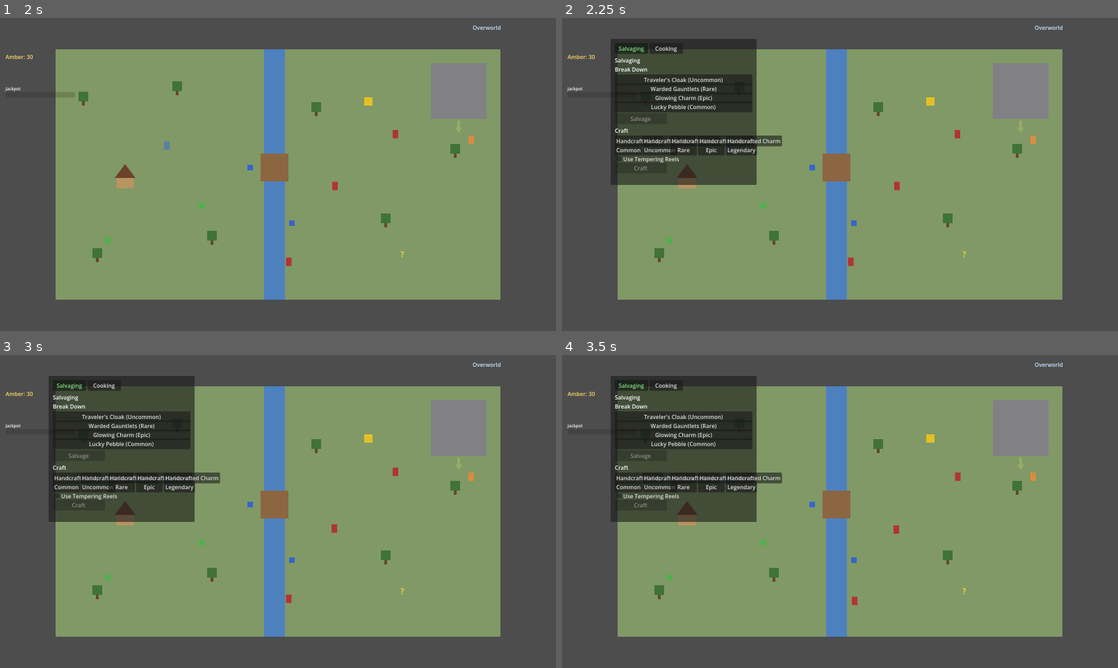
Above: before the commit, frames 1-4 (two rows, left to right).
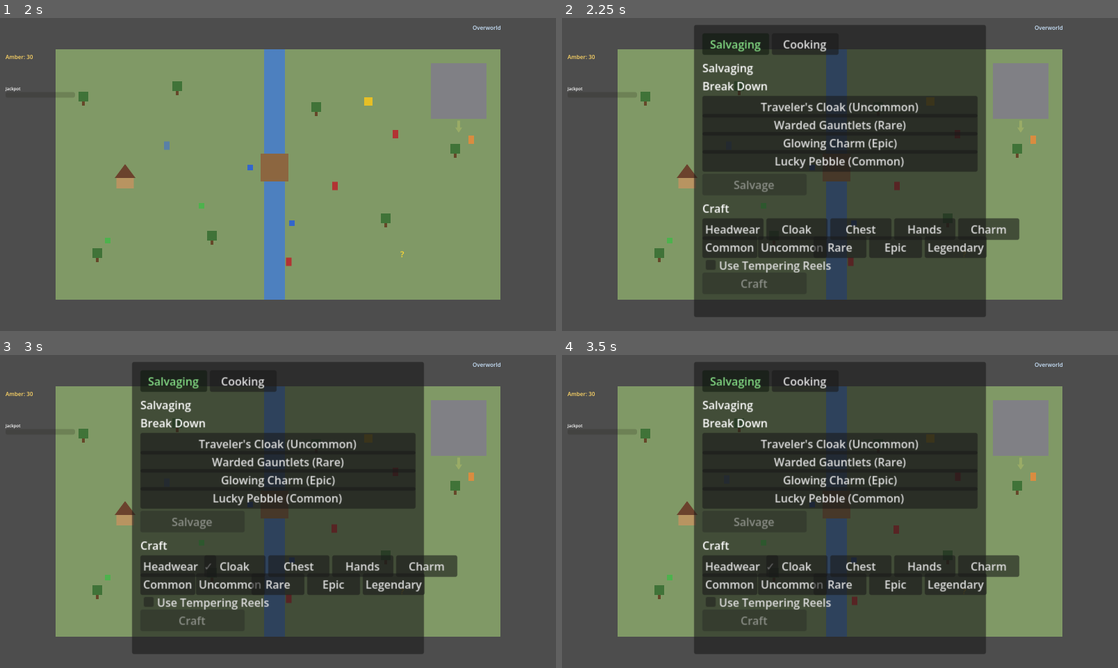
Above: after the commit, the same moments.

Repository: djkipyaboy/bunnies
Game: Godot game, scene res://world/dungeon_demo.tscn
Same seed, same stepped clock (60 frames per second), same inputs: the game is played once before the commit and once after it. This scene is started directly instead of the project's main scene.
Inputs (mouse positions are in pixels of both pictures, inside the frame that each line leads up to):
- Up to frame 1 (2 s): move the mouse to (400, 158) at 0.52 s; hold D (move_right) 0.53-1.25 s; hold E (interact) 0.53-1.25 s; click (400, 158) at 0.67 s; drag from (166, 190) to (455, 124) at 1.27 s
- Up to frame 2 (2.25 s): tap Enter at 2 s; move the mouse to (895, 105) at 2.02 s; hold D (move_right) from 2.03 s (still down); hold P (toggle_professions) from 2.03 s (still down)
- Up to frame 3 (3 s): release D (move_right) at 2.75 s; release P (toggle_professions) at 2.75 s; click (172, 564) at 2.75 s, where only the run after the commit has a clickable "Headwear"
- Up to frame 4 (3.5 s): no input

Frame 1 is identical in both runs. In frame 2, 54% of the frame differs, in the area x 8-83%, y 2-96%; in frame 3, 54%; in frame 4, 54%.

Commit message:
fix(combat): fix Professions Craft-button overlap, scale panel 2x and center it

Diff:
--- a/combat/ui/professions_menu_panel.gd
+++ b/combat/ui/professions_menu_panel.gd
@@ -63,6 +63,24 @@
 const ARMOR_SLOTS: Array[int] = [Gear.Slot.HEADWEAR, Gear.Slot.CLOAK, Gear.Slot.CHEST, Gear.Slot.HANDS, Gear.Slot.CHARM]
 const RARITIES: Array[int] = [RarityVisuals.Rarity.COMMON, RarityVisuals.Rarity.UNCOMMON, RarityVisuals.Rarity.RARE, RarityVisuals.Rarity.EPIC, RarityVisuals.Rarity.LEGENDARY]
 
+## Bare slot display names for the Craft slot-selection buttons and their tooltips (Task 1,
+## 2026-08-07 professions-playtest-fixes). Deliberately NOT the crafted item's own display_name
+## ("Handcrafted Headwear") -- that string is too long for a compact button and reads like an
+## already-crafted item rather than a slot to pick. No shared Gear.Slot -> String helper exists
+## elsewhere (InventoryMenuPanel.SLOT_NAMES is indexed by paperdoll position, not Gear.Slot value,
+## and has a duplicate "Charm" entry for the two Charm boxes -- not a fit here), so this stays a
+## small lookup local to this file.
+const SLOT_LABELS: Dictionary = {
+	Gear.Slot.HEADWEAR: "Headwear",
+	Gear.Slot.CLOAK: "Cloak",
+	Gear.Slot.CHEST: "Chest",
+	Gear.Slot.HANDS: "Hands",
+	Gear.Slot.CHARM: "Charm",
+}
+
+static func slot_label(slot: int) -> String:
+	return SLOT_LABELS.get(slot, "?")
+
 ## --- Cooking section state (task 7) ---
 
 var _cooking_recipe_id: StringName = &""
@@ -90,6 +108,7 @@
 	custom_minimum_size = Vector2(PANEL_W, 480.0)
 	size = custom_minimum_size
 	visible = false
+	scale = Vector2(2.0, 2.0)
 
 	_tempering_panel = TemperingReelsPanel.new()
 	_tempering_panel.position = Vector2(PANEL_W + 20.0, 0.0)
@@ -273,11 +292,11 @@
 	for i in range(ARMOR_SLOTS.size()):
 		var slot: int = ARMOR_SLOTS[i]
 		var btn := Button.new()
-		btn.text = RecipeLibrary.build_crafted_gear(slot, RarityVisuals.Rarity.COMMON).display_name
+		btn.text = slot_label(slot)
 		if slot == _craft_slot:
 			btn.text += "  ✓"
-		btn.position = Vector2(PAD + float(i) * 80.0, craft_top + ROW_H)
-		btn.custom_minimum_size = Vector2(76.0, ROW_H)
+		btn.position = Vector2(PAD + float(i) * 92.0, craft_top + ROW_H)
+		btn.custom_minimum_size = Vector2(88.0, ROW_H)
 		btn.disabled = tempering_pending
 		btn.pressed.connect(func() -> void: _on_craft_slot_pressed(slot))
 		add_child(btn)
--- a/tests/test_professions_menu_panel.gd
+++ b/tests/test_professions_menu_panel.gd
@@ -344,5 +344,15 @@
 	full_cook_panel.press_cook_confirm_for_test()
 	_check(existing_jam.quantity == 2, "confirming Cook merges into the existing stack even though the Bag is full")
 
+	# Task 1 (2026-08-07 professions-playtest-fixes): Craft slot buttons must show the bare slot
+	# name, not the full crafted-item display name -- "Handcrafted Headwear" doesn't fit the
+	# button's width and was the actual cause of the visible overlap bug. This also doubles as the
+	# discoverability fix: a slot button reading "Headwear" is unambiguously a slot choice.
+	_check(ProfessionsMenuPanel.slot_label(Gear.Slot.HEADWEAR) == "Headwear", "slot_label maps HEADWEAR to the bare slot name")
+	_check(ProfessionsMenuPanel.slot_label(Gear.Slot.CLOAK) == "Cloak", "slot_label maps CLOAK to the bare slot name")
+	_check(ProfessionsMenuPanel.slot_label(Gear.Slot.CHEST) == "Chest", "slot_label maps CHEST to the bare slot name")
+	_check(ProfessionsMenuPanel.slot_label(Gear.Slot.HANDS) == "Hands", "slot_label maps HANDS to the bare slot name")
+	_check(ProfessionsMenuPanel.slot_label(Gear.Slot.CHARM) == "Charm", "slot_label maps CHARM to the bare slot name")
+
 	print("ok ProfessionsMenuPanel (Salvaging + Cooking) smoke test complete")
 	quit()
--- a/world/dungeon_demo.gd
+++ b/world/dungeon_demo.gd
@@ -288,7 +288,12 @@
 	ui.add_child(_talent_panel)
 
 	_professions_panel = ProfessionsMenuPanel.new()
-	_professions_panel.position = Vector2(140, 60)
+	# Horizontally centered for the panel's un-doubled 420px width scaled 2x (800 - 420 = 380);
+	# vertically anchored near the top rather than centered, since ProfessionsMenuPanel's height
+	# grows dynamically with Bag contents (up to a bounded worst case, see MAX_VISIBLE_* caps) and a
+	# true vertical center would push a tall panel off the top of the 900px window (2026-08-07
+	# professions-playtest-fixes plan Task 1).
+	_professions_panel.position = Vector2(380, 20)
 	_professions_panel.hide()
 	ui.add_child(_professions_panel)
 
--- a/world/overworld_demo.gd
+++ b/world/overworld_demo.gd
@@ -289,7 +289,12 @@
 	ui.add_child(_talent_panel)
 
 	_professions_panel = ProfessionsMenuPanel.new()
-	_professions_panel.position = Vector2(140, 60)
+	# Horizontally centered for the panel's un-doubled 420px width scaled 2x (800 - 420 = 380);
+	# vertically anchored near the top rather than centered, since ProfessionsMenuPanel's height
+	# grows dynamically with Bag contents (up to a bounded worst case, see MAX_VISIBLE_* caps) and a
+	# true vertical center would push a tall panel off the top of the 900px window (2026-08-07
+	# professions-playtest-fixes plan Task 1).
+	_professions_panel.position = Vector2(380, 20)
 	_professions_panel.hide()
 	ui.add_child(_professions_panel)
 
--- a/world/town_demo.gd
+++ b/world/town_demo.gd
@@ -358,7 +358,12 @@
 	_ui_layer.add_child(_talent_panel)
 
 	_professions_panel = ProfessionsMenuPanel.new()
-	_professions_panel.position = Vector2(140, 60)
+	# Horizontally centered for the panel's un-doubled 420px width scaled 2x (800 - 420 = 380);
+	# vertically anchored near the top rather than centered, since ProfessionsMenuPanel's height
+	# grows dynamically with Bag contents (up to a bounded worst case, see MAX_VISIBLE_* caps) and a
+	# true vertical center would push a tall panel off the top of the 900px window (2026-08-07
+	# professions-playtest-fixes plan Task 1).
+	_professions_panel.position = Vector2(380, 20)
 	_professions_panel.hide()
 	_ui_layer.add_child(_professions_panel)
 
